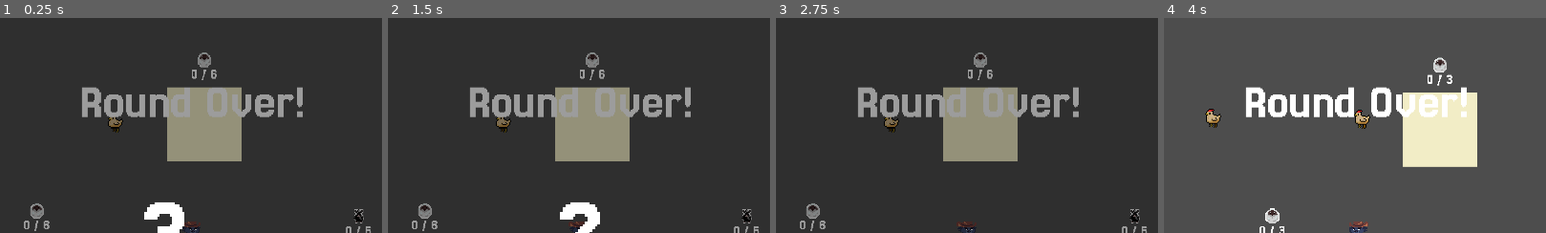
Above: before the commit, frames 1-4 (left to right).
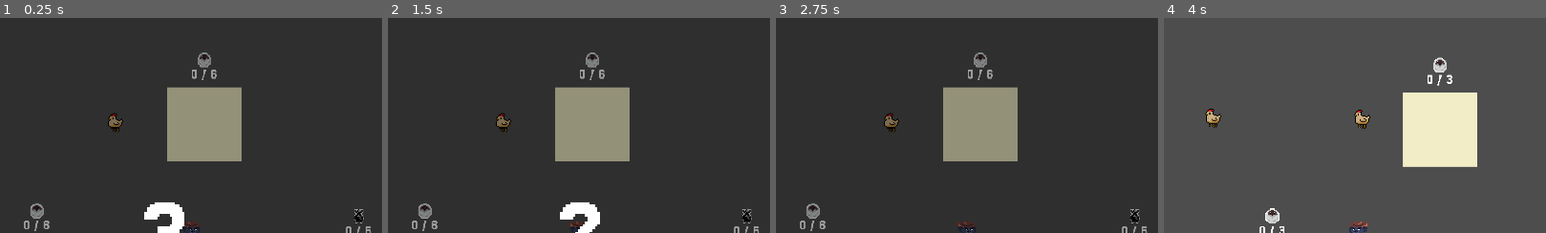
Above: after the commit, the same moments.

Repository: kinghos/GMTK-Game-Jam-2025
Game: Godot game, scene res://scenes/levels/test_level.tscn
Two runs of this game, one before a commit and one after it. Both use one fixed random seed, a clock stepped at 60 frames per second and the inputs below. This scene is started directly instead of the project's main scene.
Inputs (mouse positions are % of the whole screen's width and height, from its top left):
- Up to frame 1 (0.25 s): no input
- Up to frame 2 (1.5 s): move the mouse to (72, 45) at 0.52 s; hold Right (Right) 0.53-1.28 s; hold Space (Kick) 0.53-1.28 s; click (72, 45) at 0.67 s; move the mouse to (30, 55) at 1.27 s; hold S (Down) from 1.28 s (still down); tap Space (Kick) at 1.35 s
- Up to frame 3 (2.75 s): move the mouse to (60, 28) at 2.02 s; release S (Down) at 2.03 s; hold Right (Right) from 2.03 s (still down); hold Space (Kick) from 2.03 s (still down)
- Up to frame 4 (4 s): move the mouse to (45, 70) at 2.77 s; release Right (Right) at 2.78 s; release Space (Kick) at 2.78 s; hold Up (Up) 2.78-3.53 s; tap Space (Kick) at 2.85 s; click (45, 70) at 2.92 s; move the mouse to (80, 65) at 3.52 s; hold Left (Left) from 3.53 s (still down); hold Space (Kick) from 3.53 s (still down)
The pictures show only the part of the screen within x 25-75%, y 0-50%; the shares and areas given below are measured in that part.

The runs differ from the first frame. In frame 1, 3.7% of the frame differs, in the area x 21-80%, y 32-47%; in frame 2, 3.7%; in frame 3, 3.7%; in frame 4, 3.8%.

Commit message:
End of level transition

Diff:
--- a/globals/globals.gd
+++ b/globals/globals.gd
@@ -17,6 +17,7 @@
 	"Cow": 0.8,
 	"Sheep": 1
 }
+var time_left_on_timer: float
 
 func _ready():
 	process_mode = Node.PROCESS_MODE_ALWAYS
--- a/scenes/level.gd
+++ b/scenes/level.gd
@@ -3,6 +3,7 @@
 @onready var game_ui: CanvasLayer = $GameUI
 @onready var start_countdown: CanvasLayer = $StartCountdown
 @export var next_level: String
+@onready var game_timer: Timer = $GameTimer
 
 func _ready():
 	Globals.current_level = self
@@ -17,6 +18,7 @@
 		if !pen.is_full():
 			return
 	change_to_next_level()
+	Globals.time_left_on_timer = game_timer.wait_time - game_timer.time_left
 
 func change_to_next_level():
 	game_ui.trigger_powerups_menu()
--- a/scenes/ui/game_ui.gd
+++ b/scenes/ui/game_ui.gd
@@ -1,8 +1,9 @@
 extends CanvasLayer
 
-@onready var powerups: Control = $Powerups
+@onready var powerups: Control = $RoundEnd
 @onready var animation_player: AnimationPlayer = $AnimationPlayer
-@onready var powerup_options: HBoxContainer = $Powerups/ColorRect/PowerupOptions
+@onready var powerup_options: HBoxContainer = $RoundEnd/ColorRect/PowerupOptions
+@onready var time_left: Label = $RoundEnd/TimeLeft
 
 signal powerup_selected
 
@@ -21,6 +22,7 @@
 	animation_player.play("Slide")
 	randomise_powerup_options()
 	get_tree().paused = true
+	time_left.text = "Cleared in:\n%6.3f seconds" % Globals.time_left_on_timer
 
 func close_powerups_menu():
 	animation_player.play_backwards("Slide")
--- a/scenes/ui/game_ui.tscn
+++ b/scenes/ui/game_ui.tscn
@@ -9,7 +9,7 @@
 tracks/0/type = "value"
 tracks/0/imported = false
 tracks/0/enabled = true
-tracks/0/path = NodePath("Powerups/ColorRect:size")
+tracks/0/path = NodePath("RoundEnd/ColorRect:size")
 tracks/0/interp = 1
 tracks/0/loop_wrap = true
 tracks/0/keys = {
@@ -21,7 +21,7 @@
 tracks/1/type = "value"
 tracks/1/imported = false
 tracks/1/enabled = true
-tracks/1/path = NodePath("Powerups:visible")
+tracks/1/path = NodePath("RoundEnd:visible")
 tracks/1/interp = 1
 tracks/1/loop_wrap = true
 tracks/1/keys = {
@@ -33,7 +33,7 @@
 tracks/2/type = "value"
 tracks/2/imported = false
 tracks/2/enabled = true
-tracks/2/path = NodePath("Powerups/ColorRect/PowerupOptions:modulate")
+tracks/2/path = NodePath("RoundEnd/ColorRect/PowerupOptions:modulate")
 tracks/2/interp = 1
 tracks/2/loop_wrap = true
 tracks/2/keys = {
@@ -45,7 +45,7 @@
 tracks/3/type = "value"
 tracks/3/imported = false
 tracks/3/enabled = true
-tracks/3/path = NodePath("Powerups/ColorRect/PowerupOptions:visible")
+tracks/3/path = NodePath("RoundEnd/ColorRect/PowerupOptions:visible")
 tracks/3/interp = 1
 tracks/3/loop_wrap = true
 tracks/3/keys = {
@@ -53,6 +53,54 @@
 "transitions": PackedFloat32Array(1),
 "update": 1,
 "values": [true]
+}
+tracks/4/type = "value"
+tracks/4/imported = false
+tracks/4/enabled = true
+tracks/4/path = NodePath("RoundEnd/RoundOver:visible")
+tracks/4/interp = 1
+tracks/4/loop_wrap = true
+tracks/4/keys = {
+"times": PackedFloat32Array(0),
+"transitions": PackedFloat32Array(1),
+"update": 1,
+"values": [true]
+}
+tracks/5/type = "value"
+tracks/5/imported = false
+tracks/5/enabled = true
+tracks/5/path = NodePath("RoundEnd/TimeLeft:visible")
+tracks/5/interp = 1
+tracks/5/loop_wrap = true
+tracks/5/keys = {
+"times": PackedFloat32Array(0),
+"transitions": PackedFloat32Array(1),
+"update": 1,
+"values": [true]
+}
+tracks/6/type = "value"
+tracks/6/imported = false
+tracks/6/enabled = true
+tracks/6/path = NodePath("RoundEnd/RoundOver:modulate")
+tracks/6/interp = 1
+tracks/6/loop_wrap = true
+tracks/6/keys = {
+"times": PackedFloat32Array(0),
+"transitions": PackedFloat32Array(1),
+"update": 0,
+"values": [Color(1, 1, 1, 1)]
+}
+tracks/7/type = "value"
+tracks/7/imported = false
+tracks/7/enabled = true
+tracks/7/path = NodePath("RoundEnd/TimeLeft:modulate")
+tracks/7/interp = 1
+tracks/7/loop_wrap = true
+tracks/7/keys = {
+"times": PackedFloat32Array(0),
+"transitions": PackedFloat32Array(1),
+"update": 0,
+"values": [Color(1, 1, 1, 1)]
 }
 
 [sub_resource type="Animation" id="Animation_1ndix"]
@@ -61,7 +109,7 @@
 tracks/0/type = "value"
 tracks/0/imported = false
 tracks/0/enabled = true
-tracks/0/path = NodePath("Powerups/ColorRect:size")
+tracks/0/path = NodePath("RoundEnd/ColorRect:size")
 tracks/0/interp = 1
 tracks/0/loop_wrap = true
 tracks/0/keys = {
@@ -73,7 +121,7 @@
 tracks/1/type = "value"
 tracks/1/imported = false
 tracks/1/enabled = true
-tracks/1/path = NodePath("Powerups:visible")
+tracks/1/path = NodePath("RoundEnd:visible")
 tracks/1/interp = 1
 tracks/1/loop_wrap = true
 tracks/1/keys = {
@@ -85,7 +133,7 @@
 tracks/2/type = "value"
 tracks/2/imported = false
 tracks/2/enabled = true
-tracks/2/path = NodePath("Powerups/ColorRect/PowerupOptions:modulate")
+tracks/2/path = NodePath("RoundEnd/ColorRect/PowerupOptions:modulate")
 tracks/2/interp = 1
 tracks/2/loop_wrap = true
 tracks/2/keys = {
@@ -97,7 +145,7 @@
 tracks/3/type = "value"
 tracks/3/imported = false
 tracks/3/enabled = true
-tracks/3/path = NodePath("Powerups/ColorRect/PowerupOptions:visible")
+tracks/3/path = NodePath("RoundEnd/ColorRect/PowerupOptions:visible")
 tracks/3/interp = 1
 tracks/3/loop_wrap = true
 tracks/3/keys = {
@@ -105,6 +153,54 @@
 "transitions": PackedFloat32Array(1, 1),
 "update": 1,
 "values": [false, true]
+}
+tracks/4/type = "value"
+tracks/4/imported = false
+tracks/4/enabled = true
+tracks/4/path = NodePath("RoundEnd/RoundOver:visible")
+tracks/4/interp = 1
+tracks/4/loop_wrap = true
+tracks/4/keys = {
+"times": PackedFloat32Array(0, 0.733333),
+"transitions": PackedFloat32Array(1, 1),
+"update": 1,
+"values": [false, true]
+}
+tracks/5/type = "value"
+tracks/5/imported = false
+tracks/5/enabled = true
+tracks/5/path = NodePath("RoundEnd/TimeLeft:visible")
+tracks/5/interp = 1
+tracks/5/loop_wrap = true
+tracks/5/keys = {
+"times": PackedFloat32Array(0, 1.5),
+"transitions": PackedFloat32Array(1, 1),
+"update": 1,
+"values": [false, true]
+}
+tracks/6/type = "value"
+tracks/6/imported = false
+tracks/6/enabled = true
+tracks/6/path = NodePath("RoundEnd/RoundOver:modulate")
+tracks/6/interp = 1
+tracks/6/loop_wrap = true
+tracks/6/keys = {
+"times": PackedFloat32Array(0.727799, 1.5),
+"transitions": PackedFloat32Array(1, 1),
+"update": 0,
+"values": [Color(1, 1, 1, 0), Color(1, 1, 1, 1)]
+}
+tracks/7/type = "value"
+tracks/7/imported = false
+tracks/7/enabled = true
+tracks/7/path = NodePath("RoundEnd/TimeLeft:modulate")
+tracks/7/interp = 1
+tracks/7/loop_wrap = true
+tracks/7/keys = {
+"times": PackedFloat32Array(1.5, 2.26667),
+"transitions": PackedFloat32Array(1, 1),
+"update": 0,
+"values": [Color(1, 1, 1, 0), Color(1, 1, 1, 1)]
 }
 
 [sub_resource type="AnimationLibrary" id="AnimationLibrary_xjfbv"]
@@ -151,7 +247,7 @@
 layout_mode = 2
 theme_override_colors/font_color = Color(1, 0, 0, 1)
 
-[node name="Powerups" type="Control" parent="."]
+[node name="RoundEnd" type="Control" parent="."]
 visible = false
 layout_mode = 3
 anchors_preset = 15
@@ -162,16 +258,17 @@
 mouse_filter = 1
 theme = ExtResource("2_xjfbv")
 
-[node name="ColorRect" type="ColorRect" parent="Powerups"]
+[node name="ColorRect" type="ColorRect" parent="RoundEnd"]
 layout_mode = 1
 anchors_preset = 15
 anchor_right = 1.0
 anchor_bottom = 1.0
+offset_bottom = -0.00952148
 grow_horizontal = 2
 grow_vertical = 2
 color = Color(0, 0, 0, 0.392157)
 
-[node name="PowerupOptions" type="HBoxContainer" parent="Powerups/ColorRect"]
+[node name="PowerupOptions" type="HBoxContainer" parent="RoundEnd/ColorRect"]
 layout_mode = 1
 anchors_preset = 8
 anchor_left = 0.5
@@ -179,15 +276,15 @@
 anchor_right = 0.5
 anchor_bottom = 0.5
 offset_left = -268.0
-offset_top = -98.9996
+offset_top = 52.0
 offset_right = 268.0
-offset_bottom = 151.0
+offset_bottom = 302.0
 grow_horizontal = 2
 grow_vertical = 2
 scale = Vector2(2, 2)
 pivot_offset = Vector2(268, 151)
 
-[node name="Option1" type="Button" parent="Powerups/ColorRect/PowerupOptions"]
+[node name="Option1" type="Button" parent="RoundEnd/ColorRect/PowerupOptions"]
 layout_mode = 2
 size_flags_horizontal = 3
 text = "opt 1"
@@ -197,7 +294,7 @@
 expand_icon = true
 metadata/powerup_type = 0
 
-[node name="Option2" type="Button" parent="Powerups/ColorRect/PowerupOptions"]
+[node name="Option2" type="Button" parent="RoundEnd/ColorRect/PowerupOptions"]
 layout_mode = 2
 size_flags_horizontal = 3
 text = "opt 2"
@@ -207,7 +304,7 @@
 expand_icon = true
 metadata/powerup_type = 0
 
-[node name="Option3" type="Button" parent="Powerups/ColorRect/PowerupOptions"]
+[node name="Option3" type="Button" parent="RoundEnd/ColorRect/PowerupOptions"]
 layout_mode = 2
 size_flags_horizontal = 3
 text = "opt 3"
@@ -217,15 +314,6 @@
 expand_icon = true
 metadata/powerup_type = 0
 
-[node name="RoundEnd" type="Control" parent="."]
-layout_mode = 3
-anchors_preset = 15
-anchor_right = 1.0
-anchor_bottom = 1.0
-grow_horizontal = 2
-grow_vertical = 2
-theme = ExtResource("2_xjfbv")
-
 [node name="RoundOver" type="Label" parent="RoundEnd"]
 layout_mode = 1
 anchors_preset = 8
@@ -233,21 +321,37 @@
 anchor_top = 0.5
 anchor_right = 0.5
 anchor_bottom = 0.5
-offset_left = -20.0
-offset_top = -340.0
-offset_right = 20.0
-offset_bottom = -317.0
+offset_left = -283.5
+offset_top = -390.5
+offset_right = 283.5
+offset_bottom = -266.5
 grow_horizontal = 2
 grow_vertical = 2
 theme = ExtResource("2_xjfbv")
 theme_override_font_sizes/font_size = 123
 text = "Round Over!"
 
+[node name="TimeLeft" type="Label" parent="RoundEnd"]
+layout_mode = 1
+anchors_preset = 8
+anchor_left = 0.5
+anchor_top = 0.5
+anchor_right = 0.5
+anchor_bottom = 0.5
+offset_left = -61.0
+offset_top = -251.0
+offset_right = 61.0
+offset_bottom = -220.0
+grow_horizontal = 2
+grow_vertical = 2
+theme_override_font_sizes/font_size = 67
+text = "Cleared in:"
+
 [node name="AnimationPlayer" type="AnimationPlayer" parent="."]
 libraries = {
 &"": SubResource("AnimationLibrary_xjfbv")
 }
 
-[connection signal="pressed" from="Powerups/ColorRect/PowerupOptions/Option1" to="." method="_on_option_pressed" binds= ["Option1"]]
-[connection signal="pressed" from="Powerups/ColorRect/PowerupOptions/Option2" to="." method="_on_option_pressed" binds= ["Option2"]]
-[connection signal="pressed" from="Powerups/ColorRect/PowerupOptions/Option3" to="." method="_on_option_pressed" binds= ["Option3"]]
+[connection signal="pressed" from="RoundEnd/ColorRect/PowerupOptions/Option1" to="." method="_on_option_pressed" binds= ["Option1"]]
+[connection signal="pressed" from="RoundEnd/ColorRect/PowerupOptions/Option2" to="." method="_on_option_pressed" binds= ["Option2"]]
+[connection signal="pressed" from="RoundEnd/ColorRect/PowerupOptions/Option3" to="." method="_on_option_pressed" binds= ["Option3"]]
